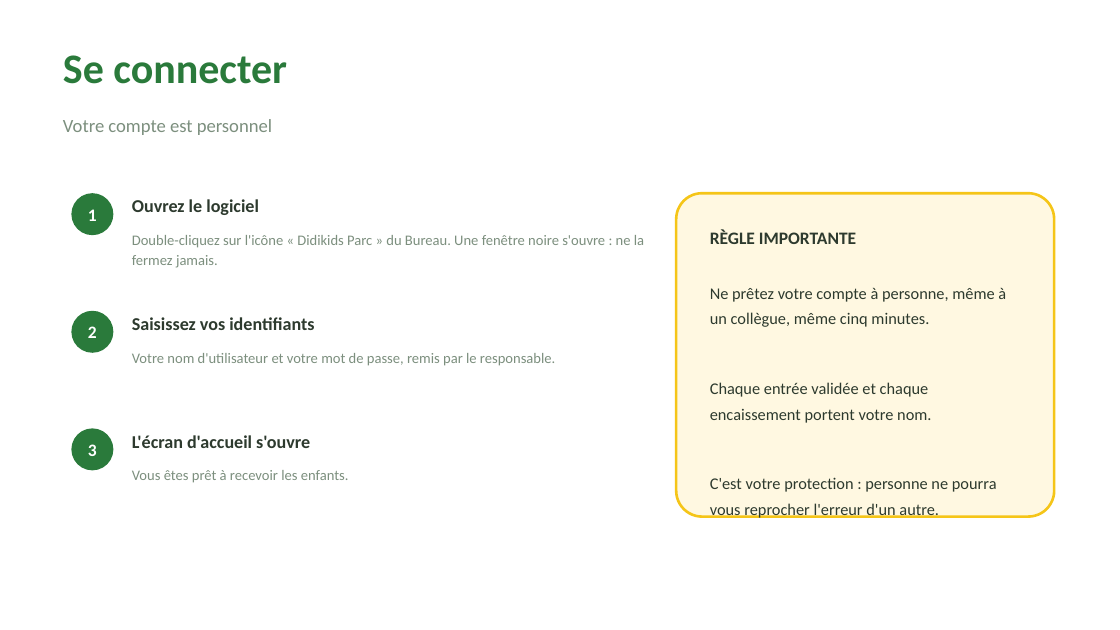
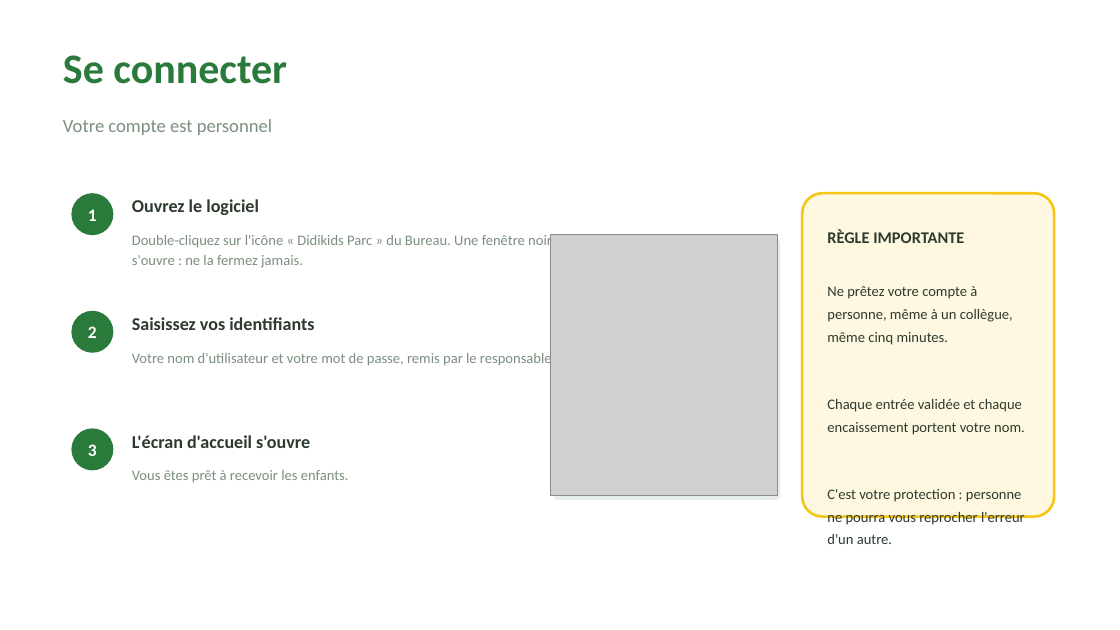
Before and after one commit to dmacky410-spec/didikidsparc-abonnement, a slide deck: slide 3 of formation/Didikids_Parc_Guide_Agent.pptx. Drawn at 1120x630 pixels with LibreOffice and Linux fonts; fonts in the diff are those of the drawing; grey boxes stand for pictures. Boxes give left, top, right and bottom in pixels: in the first picture for what was removed or moved away, otherwise in the second. Text is boxed around its words. In the diff, an @@ line names an element or a change of style, - is before the commit and + after.

```diff
--- a/formation/Didikids_Parc_Guide_Agent.pptx
+++ b/formation/Didikids_Parc_Guide_Agent.pptx
@@ rounded rectangle: place and size @@
-rounded rectangle at [676,193,1054,517]
+rounded rectangle at [802,193,1054,517]
@@ text "Double-cliquez sur l'icône « Didikids ..." rewrapped from [132,235,644,268] to [132,234,559,268] @@
@@ picture added at [550,235,777,497] @@
@@ rounded rectangle added at [554,239,781,501], fill #E6EEE7 @@
@@ text "RÈGLE IMPORTANTE": place and size @@
-text "RÈGLE IMPORTANTE" at [710,230,856,244]
+text "RÈGLE IMPORTANTE" at [827,230,964,243]
@@ text "RÈGLE IMPORTANTE" at [827,230,964,243]: size 15 to 14 pt @@
@@ text "Ne prêtez votre compte à ...": place and size @@
-text "Ne prêtez votre compte à ..." at [710,288,1006,518]
+text "Ne prêtez votre compte à ..." at [827,286,1025,544]
@@ text "Ne prêtez votre compte à ..." at [827,286,1025,544]: size 14 to 12.5 pt @@
```
Also in this commit, not shown: 9 other slides changed, 17 other files.
